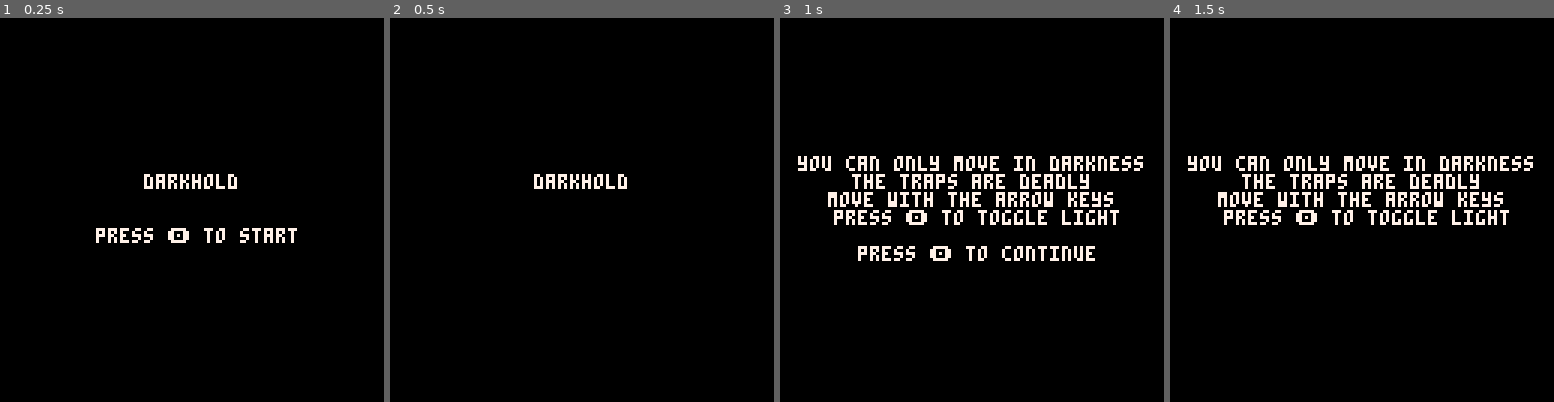
Above: before the commit, frames 1-4 (left to right).
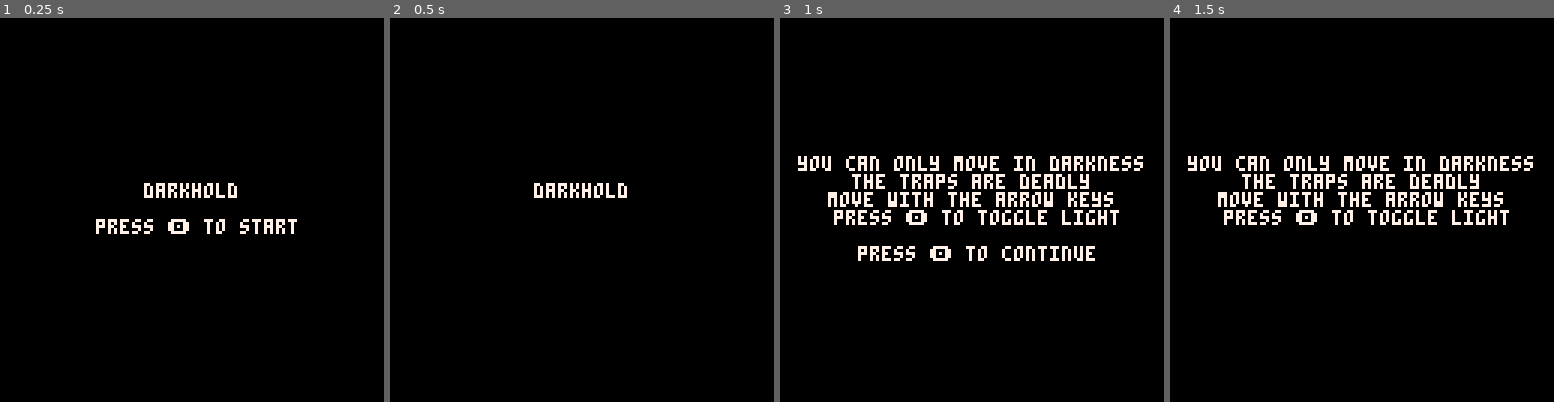
Above: after the commit, the same moments.

Repository: marco-vidali/darkhold
Game: PICO-8 cartridge darkhold.p8
Same seed, same stepped clock (60 frames per second), same inputs: the game is played once before the commit and once after it.
Inputs:
- Up to frame 1 (0.25 s): no input
- Up to frame 2 (0.5 s): no input
- Up to frame 3 (1 s): tap O (Z key) at 0.7 s
- Up to frame 4 (1.5 s): no input

The runs differ from the first frame. In frame 1, 1.9% of the frame differs, in the area x 25-78%, y 40-59%; in frame 2, 0.7%; in frame 3, nothing differs; in frame 4, nothing differs.

Commit message:
Change spacing between lines

Diff:
--- a/scripts/scenes/game_complete.lua
+++ b/scripts/scenes/game_complete.lua
@@ -14,9 +14,9 @@
     cls()
 
     print_centered("congratulations!", 46, 7)
-    print_centered("you have completed darkhold!", 58, 7)
+    print_centered("you have completed darkhold!", 52, 7)
 
     if time() % 1 < 0.5 then
-        print_centered("press 🅾️ to restart", 76, 7)
+        print_centered("press 🅾️ to restart", 64, 7)
     end
 end
--- a/scripts/scenes/instructions.lua
+++ b/scripts/scenes/instructions.lua
@@ -12,7 +12,7 @@
 function draw_instructions()
     cls()
 
-    print_centered("you can only move in darkness",  46, 7)
+    print_centered("you can only move in darkness", 46, 7)
     print_centered("the traps are deadly", 52, 7)
     print_centered("move with the arrow keys", 58, 7)
     print_centered("press 🅾️ to toggle light", 64, 7)
--- a/scripts/scenes/level_complete.lua
+++ b/scripts/scenes/level_complete.lua
@@ -14,9 +14,9 @@
 function draw_level_complete()
     cls()
 
-    print_centered("level completed!", 52, 7)
+    print_centered("level complete!", 52, 7)
 
     if time() % 1 < 0.5 then
-        print_centered("press 🅾️ to continue", 70, 7)
+        print_centered("press 🅾️ to continue", 64, 7)
     end
 end
--- a/scripts/scenes/menu.lua
+++ b/scripts/scenes/menu.lua
@@ -27,9 +27,9 @@
 function draw_menu()
     cls()
 
-    print_centered("darkhold", 52, 7)
+    print_centered("darkhold", 55, 7)
 
     if time() % 1 < 0.5 then
-        print_centered("press 🅾️ to start", 70, 7)
+        print_centered("press 🅾️ to start", 67, 7)
     end
 end
--- a/scripts/scenes/you_died.lua
+++ b/scripts/scenes/you_died.lua
@@ -17,6 +17,6 @@
     print_centered("you died", 52, 7)
 
     if time() % 1 < 0.5 then
-        print_centered("press 🅾️ to restart", 70, 7)
+        print_centered("press 🅾️ to restart", 64, 7)
     end
 end
